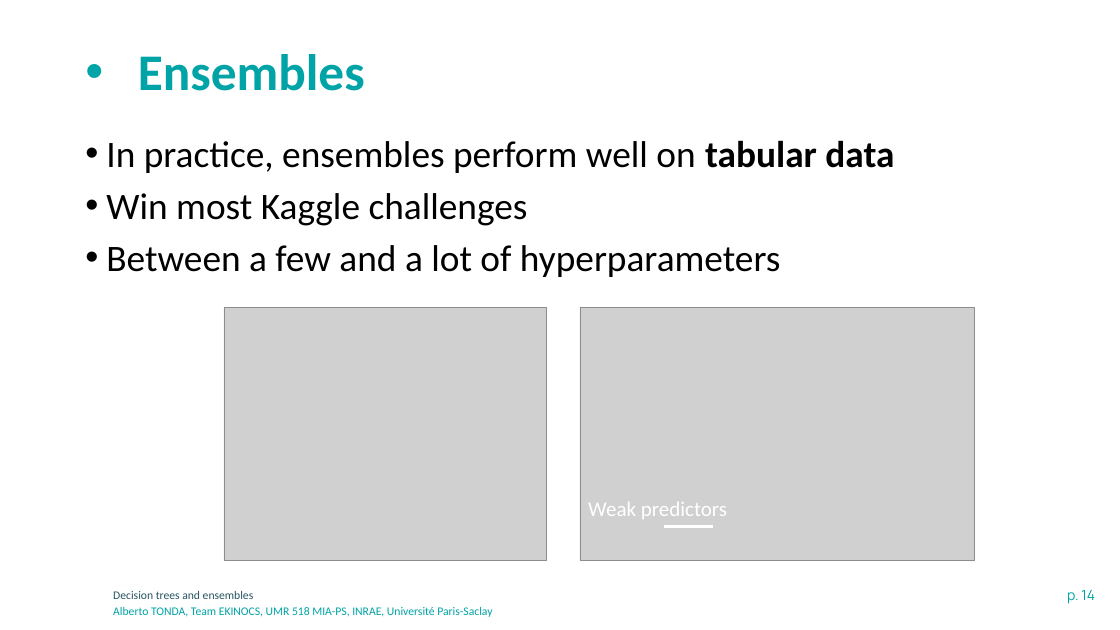
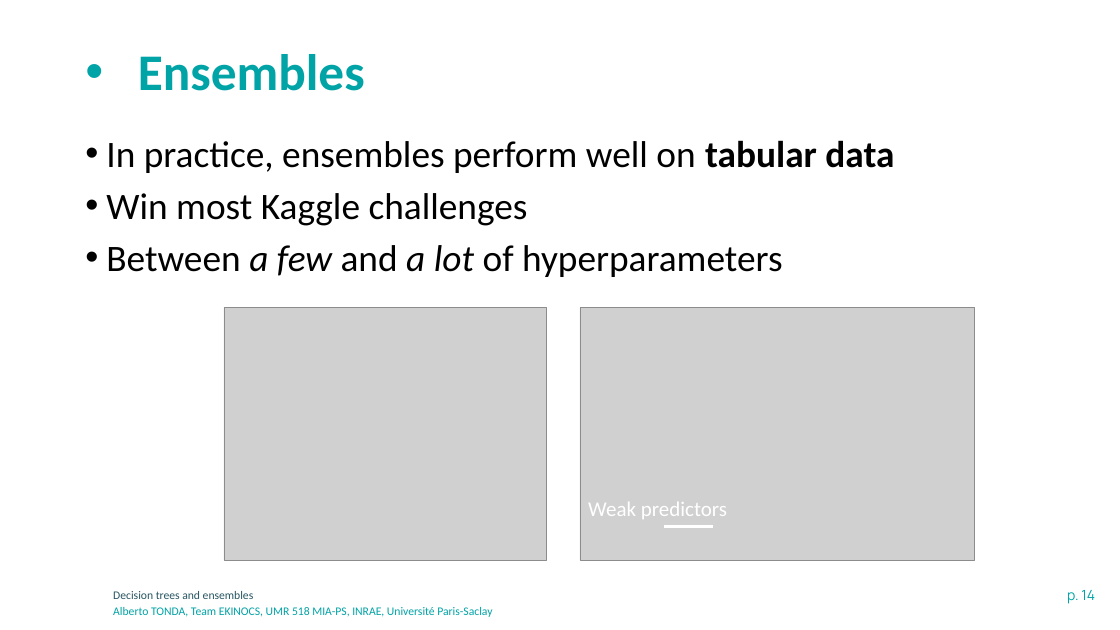
Before and after one commit to albertotonda/teaching, a slide deck: slide 14 of optimization-methods-for-artificial-intelligence/ml-decision-trees-ensembles.pptx. Drawn at 1120x630 pixels with LibreOffice and Linux fonts; fonts in the diff are those of the drawing; grey boxes stand for pictures; background and template pictures are left out. Boxes give left, top, right and bottom in pixels: in the first picture for what was removed or moved away, otherwise in the second. Text is boxed around its words. In the diff, an @@ line names an element or a change of style, - is before the commit and + after.

```diff
--- a/optimization-methods-for-artificial-intelligence/ml-decision-trees-ensembles.pptx
+++ b/optimization-methods-for-artificial-intelligence/ml-decision-trees-ensembles.pptx
@@ text at <box>106,245,783,277</box>: italic on in "a few a lot" @@
```
Also in this commit, not shown: 5 other slides changed, 14 other files.
